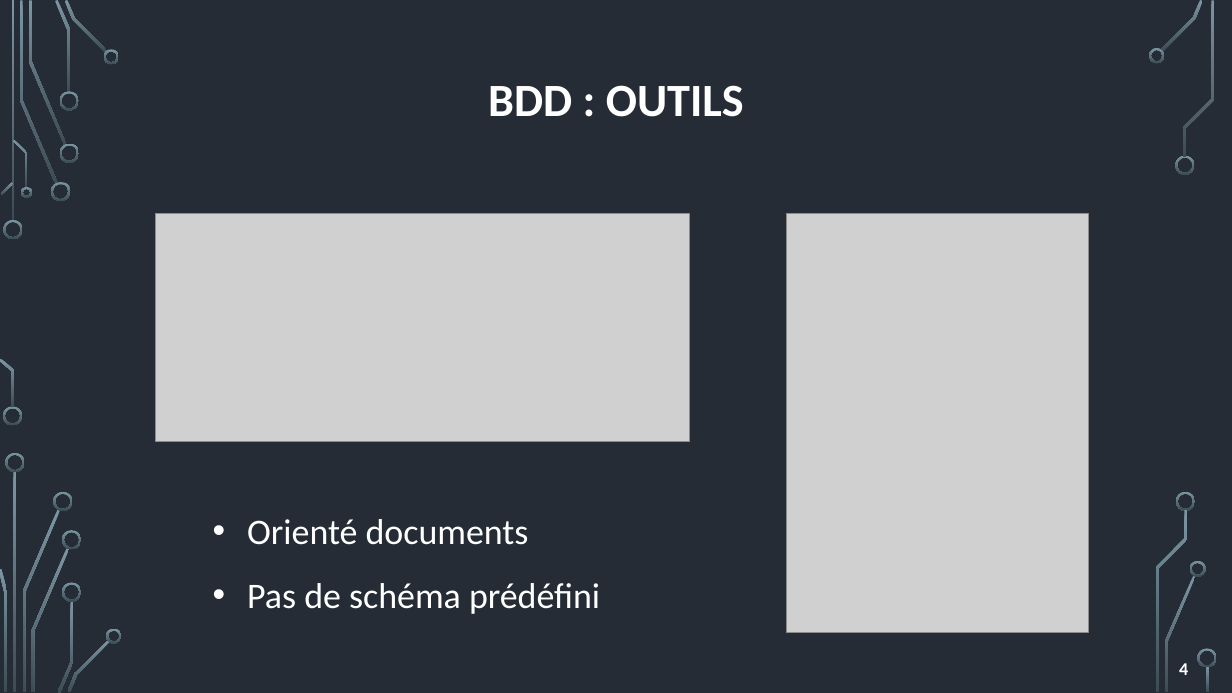
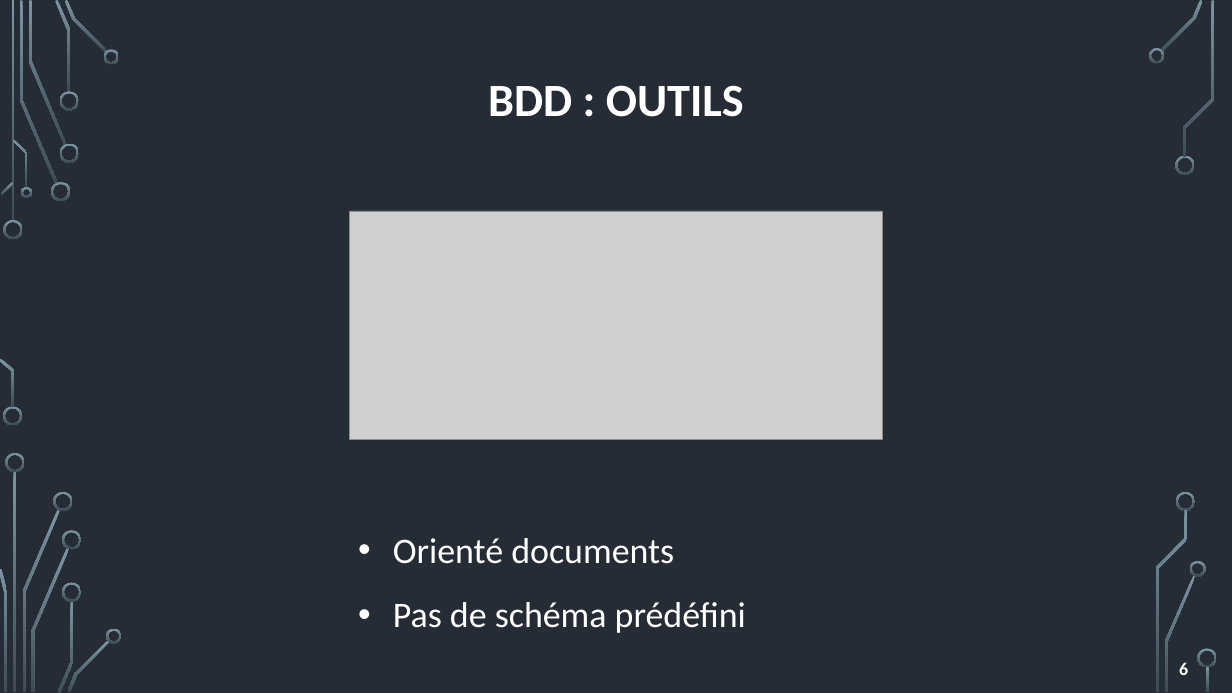
Before and after one commit to clement-gresh/M2-book-search, a slide deck: slide 6 of 01-documentation/05-booksearch-presentation.pptx (slide 4 before the commit). Drawn at 1232x693 pixels with LibreOffice and Linux fonts; fonts in the diff are those of the drawing; grey boxes stand for pictures; background and template pictures are left out. Boxes give left, top, right and bottom in pixels: in the first picture for what was removed or moved away, otherwise in the second. Text is boxed around its words. In the diff, an @@ line names an element or a change of style, - is before the commit and + after.

```diff
--- a/01-documentation/05-booksearch-presentation.pptx
+++ b/01-documentation/05-booksearch-presentation.pptx
@@ picture: place and size @@
-picture at <box>155,213,689,442</box>
+picture at <box>349,211,884,439</box>
@@ picture removed at <box>787,213,1088,633</box> @@
@@ text "Orienté documents": place and size @@
-text "Orienté documents" at <box>247,519,600,614</box>
+text "Orienté documents" at <box>393,538,746,633</box>
@@ page number at <box>1179,662,1188,675</box>: text changed @@
-4
+6
```
Also in this commit, not shown: 4 slides added.
